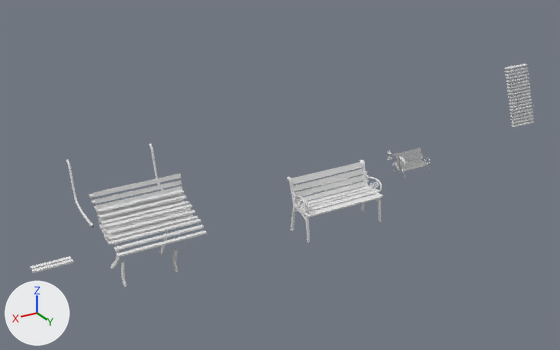
One commit to the Blender file Benches/Bench.blend: the scene before it, then after it.
Rendered twice from a camera (50 mm lens) standing at (41.1, 52.0, 29.7) and looking at (6.6, -5.5, 1.0). The axes (+X, +Y, +Z) are drawn at lower left. The lights are the same throughout.
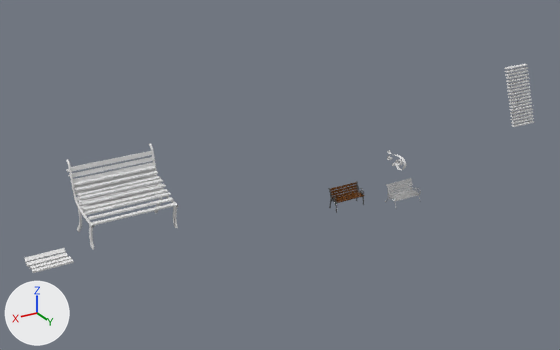
Commit message: complete bench with a little colour

Boxes [x1, y1, x2, y2] around the edits, measured in the pictures (560 x 350 px; the box of a moved part takes in the faces that stretch with it):
'Cube.004', moved: before [89, 190, 207, 257]; after [66, 156, 176, 226]
'Cube.011', reshaped, moved, rescaled (62% narrower, 61% shorter): before [292, 162, 380, 217]; after [330, 182, 363, 203]
'Cube.007', moved: before [95, 180, 184, 216]; after [72, 157, 155, 188]
'Cube.009', moved: before [103, 208, 194, 245]; after [79, 182, 166, 215]
'Bench', moved: before [394, 147, 431, 175]; after [385, 178, 421, 209]
'Bench Arms_LOD0', reshaped, recoloured, moved, rescaled (61% narrower, 60% shorter): before [287, 160, 383, 242]; after [328, 181, 365, 213]
'Cube.008', moved: before [94, 174, 181, 197]; after [71, 151, 152, 171]
'Cube.006', moved: before [98, 199, 184, 234]; after [75, 175, 156, 206]
'BezierCurve.001', moved: before [121, 247, 178, 287]; after [89, 206, 178, 250]
'Cube.003', moved: before [322, 178, 349, 185]; after [24, 248, 66, 262]
'BezierCurve.002', moved, turned: before [111, 231, 168, 269]; after [77, 198, 162, 232]
'Cube.002', moved: before [325, 184, 350, 191]; after [26, 253, 68, 267]
'Cube.005', moved: before [105, 228, 160, 242]; after [81, 193, 163, 212]
'Cube.010', moved (not visible before): after [80, 188, 159, 207]
part 1 of me_cube_015, moved or reshaped: before [292, 162, 362, 184]; after [330, 182, 357, 191]
part 2 of me_cube_015, moved or reshaped: before [301, 187, 368, 207]; after [336, 195, 363, 203]
part 3 of me_cube_015, deleted: before [294, 169, 380, 217]
part 4 of me_cube_015, added: after [331, 185, 362, 201]

Edits to the bpy script that builds the scene:
```text
Add mat_material_001:
    mat_material_001 = bpy.data.materials.new('Material.001')
    # nodes: BsdfPrincipled, Bump, CombineXYZ, OutputMaterial, TexNoise
    # colours: grey #797979
Add mat_material_002:
    mat_material_002 = bpy.data.materials.new('Material.002')
    # nodes: BsdfPrincipled, Bump, OutputMaterial, TexNoise
    # colours: brown #613a16
Change me_cube_015:
    used by ob_cube_011; location = (4.06, -0.23, 0.69); scale = (1.42, 0.141, 0.667)
    remove me_cube_015.from_pydata(...)  # 64 vertices, 48 faces; spans x -2.6..2.6, y -8.8..13.9, z -1.2..2.7
    add me_cube_015.from_pydata(...)  # 64 vertices, 36 faces; spans x -3.8..3.8, y -1.3..2.0, z -0.8..1.8
    me_cube_015 part 1: the loose piece of 8 vertices spanning x -2.6..2.6, y -8.8..-6.1, z 1.8..2.7 is scaled about the mesh origin by (1.44, 0.14, 0.667), in mat_material_002
    me_cube_015 part 2: the loose piece of 8 vertices spanning x -2.6..2.6, y -3.0..1.4, z -1.0..-0.7 is scaled about its middle by (1.43, 0.13, 0.697), then moved by (0.0, 2.5, 0.2), in mat_material_002
    me_cube_015 part 3: 6 loose pieces with 48 vertices, spanning x -2.6..2.6, y -7.2..13.9, z -1.2..1.7, are deleted
    me_cube_015 part 4: 48 vertices added at x -3.8..3.8, y -1.0..1.4, z -0.7..1.1
    add me_cube_015.materials.append(mat_material_002)
Change me_beziercurve_003:
    where me_beziercurve_003.from_pydata(...)  # 556 vertices, 557 faces; spans x -0.11..0.16, y -0.67..2.9, z -1.68..3.29
    add me_beziercurve_003.materials.append(mat_material_001)
Change ob_bench:
    ob_bench.location: (-3.52, 1.57, 1.56) -> (-3.52, 0.58, -1.88)
Change ob_cube_002:
    ob_cube_002.location: (3.08, -1.02, 0.76) -> (29.72, -1.02, 0.76)
Change ob_cube_003:
    ob_cube_003.location: (3.08, -1.49, 0.93) -> (29.72, -1.49, 0.93)
Change ob_cube_004:
    ob_cube_004.location: (21.16, 0.45, 0.29) -> (21.16, -5.67, 0.29)
Change ob_cube_005:
    ob_cube_005.location: (21.15, -1.49, 0.89) -> (21.15, -7.61, 0.89)
Change ob_cube_006:
    ob_cube_006.location: (21.07, -3.16, 1.45) -> (21.15, -9.0, 1.48)
Change ob_cube_007:
    ob_cube_007.location: (21.09, -3.79, 3.32) -> (21.09, -9.92, 3.32)
Change ob_cube_008:
    ob_cube_008.location: (21.06, -4.21, 4.59) -> (21.06, -10.34, 4.59)
Change ob_cube_009:
    ob_cube_009.location: (21.18, -1.57, 0.46) -> (21.18, -7.69, 0.46)
Change ob_beziercurve_001:
    ob_beziercurve_001.location: (18.72, -3.26, -3.07) -> (17.36, -5.43, -0.7)
Change ob_beziercurve_002:
    ob_beziercurve_002.location: (18.7, -6.96, -3.08) -> (17.66, -11.12, -0.95)
    ob_beziercurve_002.rotation_euler: (0.0, 0.0, -0.744) -> (0.0, 0.0, -0.554)  # degrees (0, 0, -43) -> degrees (0, 0, -32)
Change ob_cube_010:
    ob_cube_010.location: (21.12, -2.61, 1.26) -> (21.12, -8.73, 1.26)
Change ob_cube_011:
    ob_cube_011.location: (4.06, -0.23, 0.69) -> (2.76, -0.18, 0.21)
    ob_cube_011.scale: (1.42, 0.141, 0.667) -> (0.387, 0.387, 0.387)
Change ob_bench_arms_lod0:
    ob_bench_arms_lod0.location: (0.13, -1.05, -0.76) -> (1.29, -0.49, -0.35)
    ob_bench_arms_lod0.scale: (1.48, 1.0, 1.0) -> (0.574, 0.387, 0.387)
```
